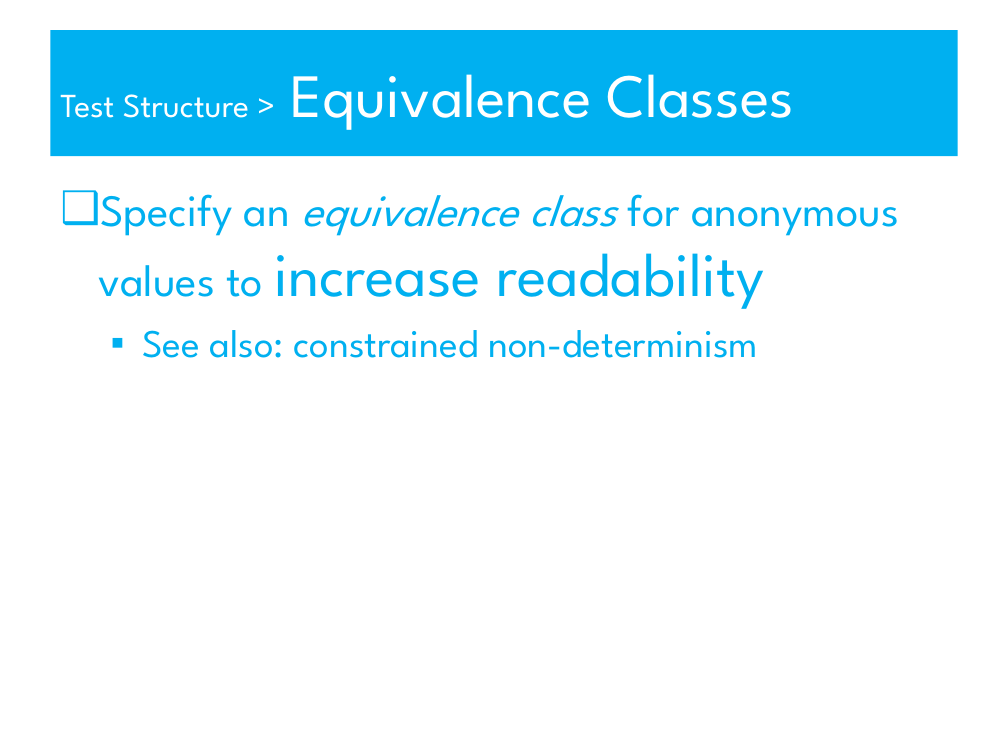
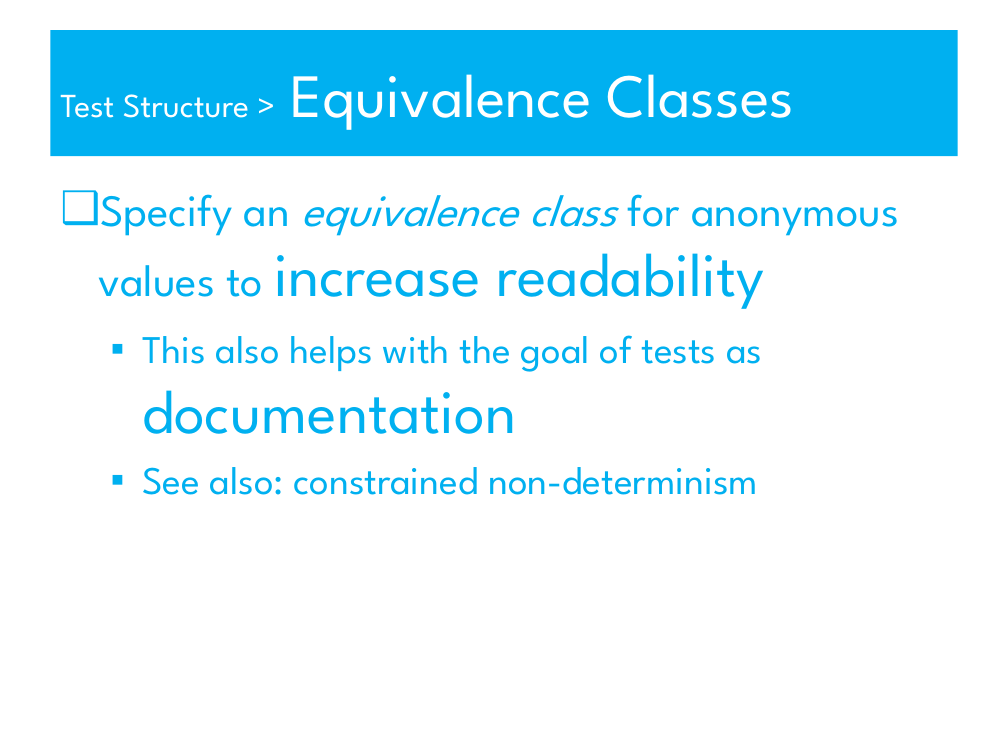
Before and after one commit to robdmoore/TestDataSustainabilityPresentation, a slide deck: slide 22 of Presentation.ppt. Drawn at 1008x756 pixels with LibreOffice and Linux fonts; fonts in the diff are those of the drawing. Boxes give left, top, right and bottom in pixels: in the first picture for what was removed or moved away, otherwise in the second. Text is boxed around its words. In the diff, an @@ line names an element or a change of style, - is before the commit and + after.

```diff
--- a/Presentation.ppt
+++ b/Presentation.ppt
@@ text at (142,335,762,434): paragraph added @@
+  ▪ This also helps with the goal of tests as documentation
```
Also in this commit, not shown: 2 other slides changed, 1 other file.
